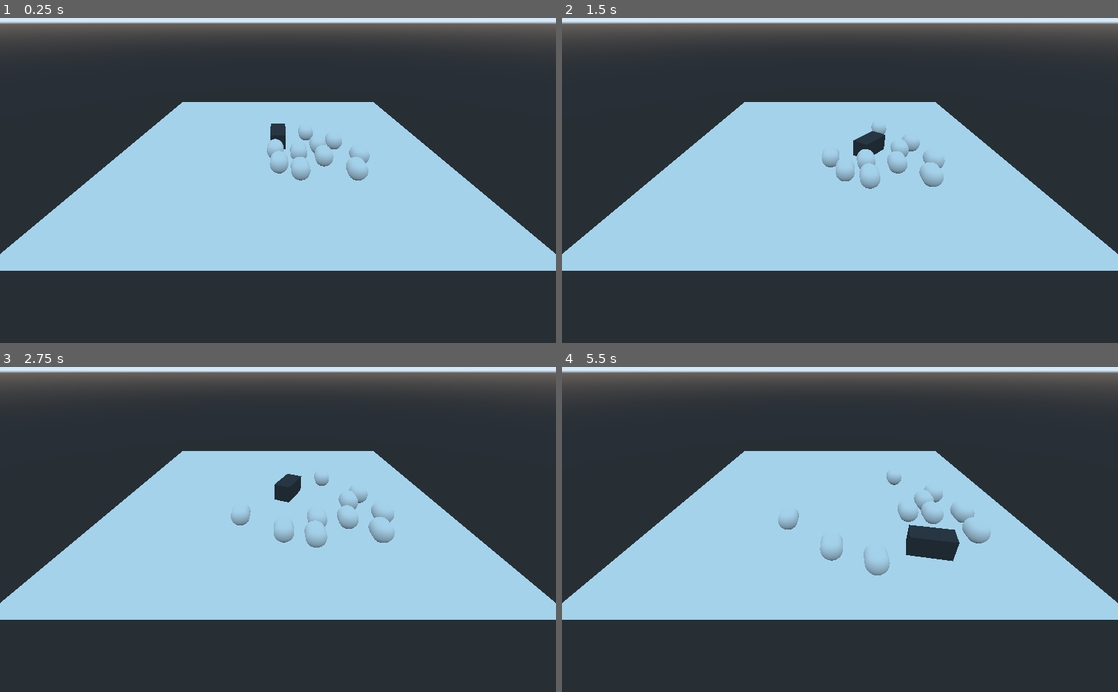
Above: before the commit, frames 1-4 (two rows, left to right).
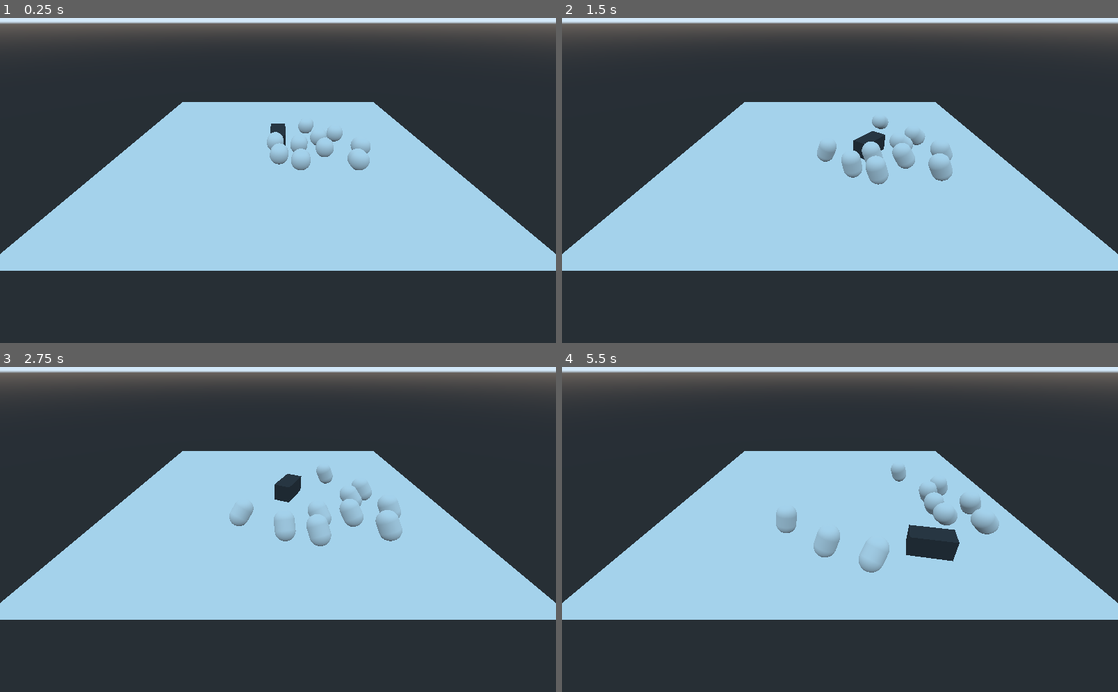
Above: after the commit, the same moments.

Repository: panic-fennecs/ideal-garbanzo
Game: Godot game, scene res://Main.tscn
Same seed, same stepped clock (60 frames per second), same inputs: the game is played once before the commit and once after it.
Inputs (mouse positions are in pixels of both pictures, inside the frame that each line leads up to):
- Up to frame 1 (0.25 s): no input
- Up to frame 2 (1.5 s): move the mouse to (962, 164) at 0.52 s; click (962, 164) at 0.67 s; drag from (728, 196) to (812, 245) at 1.27 s
- Up to frame 3 (2.75 s): move the mouse to (333, 458) at 2.02 s; click (333, 458) at 2.17 s
- Up to frame 4 (5.5 s): drag from (812, 594) to (673, 480) at 2.77 s; move the mouse to (1006, 578) at 3.52 s; click (1006, 578) at 3.67 s; drag from (673, 480) to (756, 448) at 4.27 s; move the mouse to (867, 529) at 5.02 s; click (867, 529) at 5.17 s

The runs differ from the first frame. In frame 1, 1.3% of the frame differs, in the area x 48-67%, y 31-50%; in frame 2, 1.8%; in frame 3, 1.3%; in frame 4, 1.9%, in the area x 38-79%, y 30-65%.

Commit message:
added move animation to sheep

Diff:
--- a/Sheep.gd
+++ b/Sheep.gd
@@ -11,9 +11,12 @@
 
 var velocity = Vector2()
 var main
+var move_animation = null
 
 func _ready():
 	main = get_node("/root/Main")
+	move_animation = $"MoveAnimation"
+	move_animation.set_objects($"MeshInstance", self)
 
 func get_2d_position():
 	return Vector2(self.translation.x, self.translation.z)
@@ -43,7 +46,11 @@
 
 	velocity *= 1.0 - DRAG
 
-	move_and_collide(Vector3(velocity.x, -translation.y, velocity.y) * delta)
+	if velocity.length_squared() < 0.1:
+		move_animation.idle()
+	else:
+		move_animation.move(Vector3(velocity.x, -translation.y, velocity.y).normalized())
+		move_and_collide(Vector3(velocity.x, -translation.y, velocity.y) * delta)
 
 func flee(pos, influence):
 	var diff = get_2d_position() - pos
--- a/Sheep.tscn
+++ b/Sheep.tscn
@@ -1,6 +1,7 @@
-[gd_scene load_steps=4 format=2]
+[gd_scene load_steps=5 format=2]
 
 [ext_resource path="res://Sheep.gd" type="Script" id=1]
+[ext_resource path="res://MoveAnimation.tscn" type="PackedScene" id=2]
 
 [sub_resource type="CapsuleMesh" id=1]
 
@@ -20,3 +21,5 @@
 
 [node name="CollisionShape" type="CollisionShape" parent="."]
 shape = SubResource( 2 )
+
+[node name="MoveAnimation" parent="." instance=ExtResource( 2 )]
